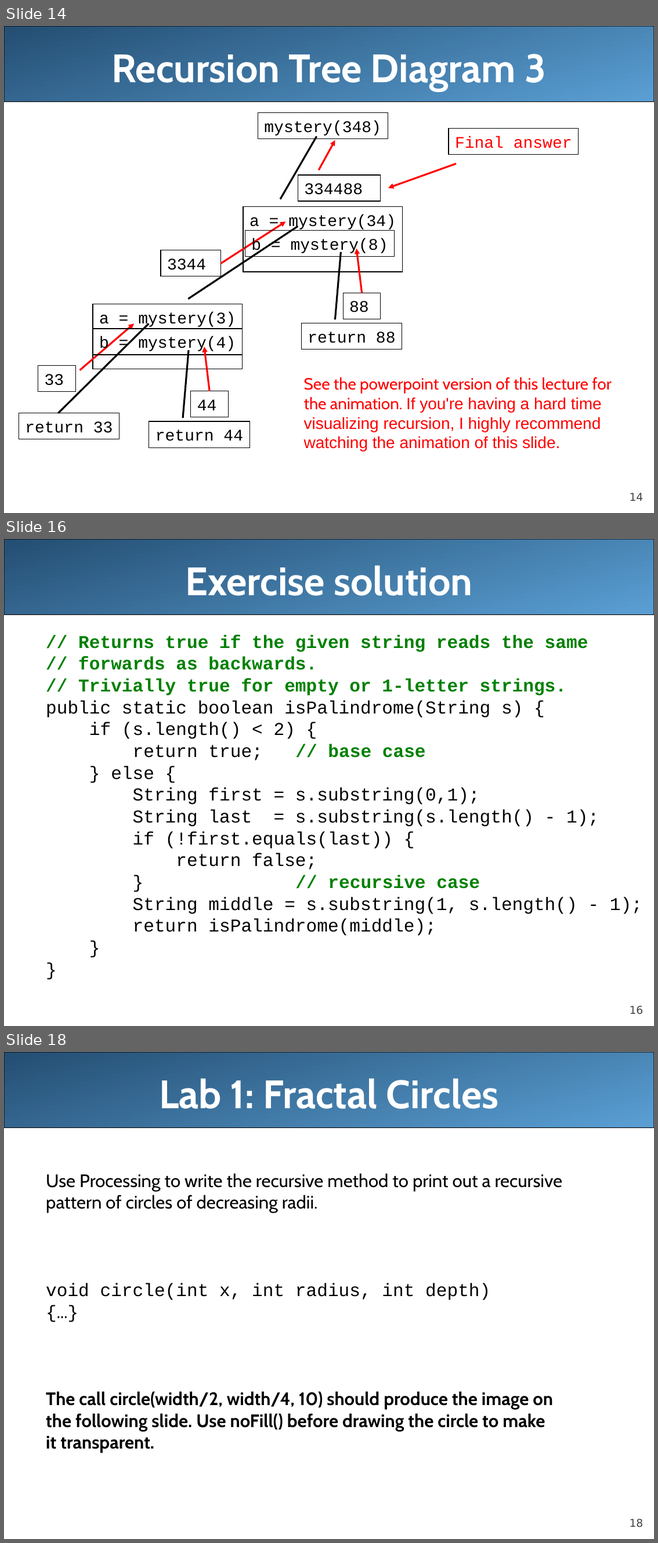
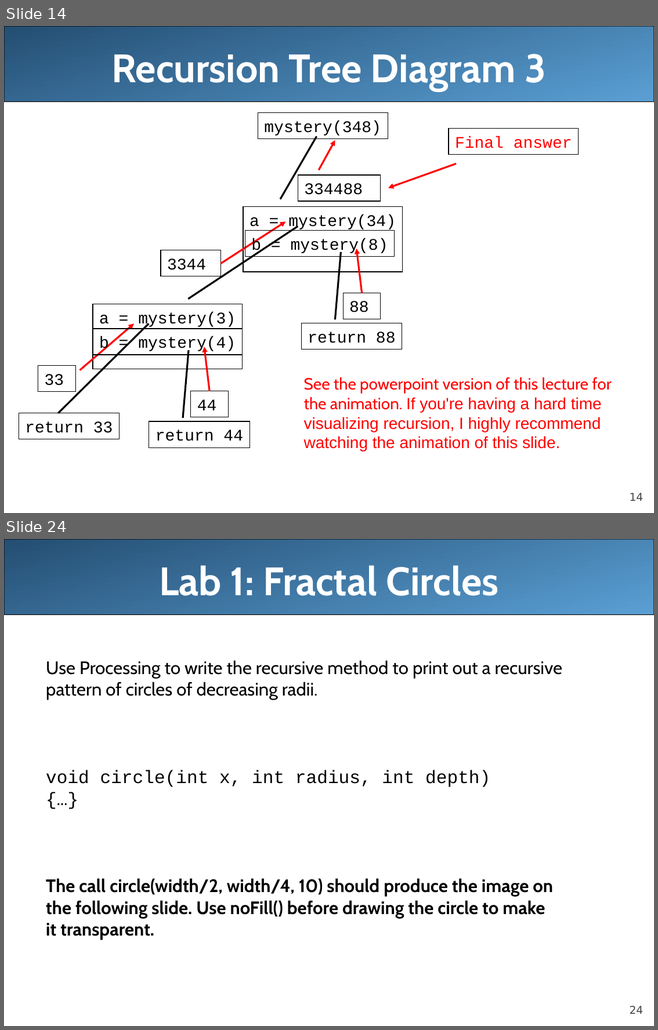
Before and after one commit to LongBaoNguyen/longbaonguyen.github.io, a slide deck: courses/apcsa/lecture23.ppt. Shown one above the other, each under a label of ours: slides 14, 16 and 18 before the commit, slides 14 and 24 after it; the slides between them are not shown. The pictures are 658x1543 and 658x1030 pixels, drawn with LibreOffice and Linux fonts; fonts in the diff are those of the drawing. Boxes give left, top, right and bottom in pixels: in the first picture for what was removed or moved away, otherwise in the second. Text is boxed around its words. In the diff, an @@ line names an element or a change of style, - is before the commit and + after.

```diff
--- a/courses/apcsa/lecture23.ppt
+++ b/courses/apcsa/lecture23.ppt
@@ slide 16 removed at [4,539,654,1026], background #FFFFFF; not listed: 2 template elements that a slide beside it also shows @@
@@ title removed at [185,565,472,596] @@
-Exercise solution
@@ text removed at [46,635,642,936] @@
-  // Returns true if the given string reads the same
-  // forwards as backwards.
-  // Trivially true for empty or 1-letter strings.
-  public static boolean isPalindrome(String s) {
-  if (s.length() < 2) {
-  return true; // base case
-  } else {
-  String first = s.substring(0,1);
-  String last = s.substring(s.length() - 1);
-  if (!first.equals(last)) {
-  return false;
-  } // recursive case
-  String middle = s.substring(1, s.length() - 1);
-  return isPalindrome(middle);
-  }
-  }
@@ what was slide 18 is now slide 24 @@
@@ page number at [629,1006,643,1014]: text changed @@
-18
+24
```
Also in this commit, not shown: 9 slides added, 2 other slides removed, 3 other files.
